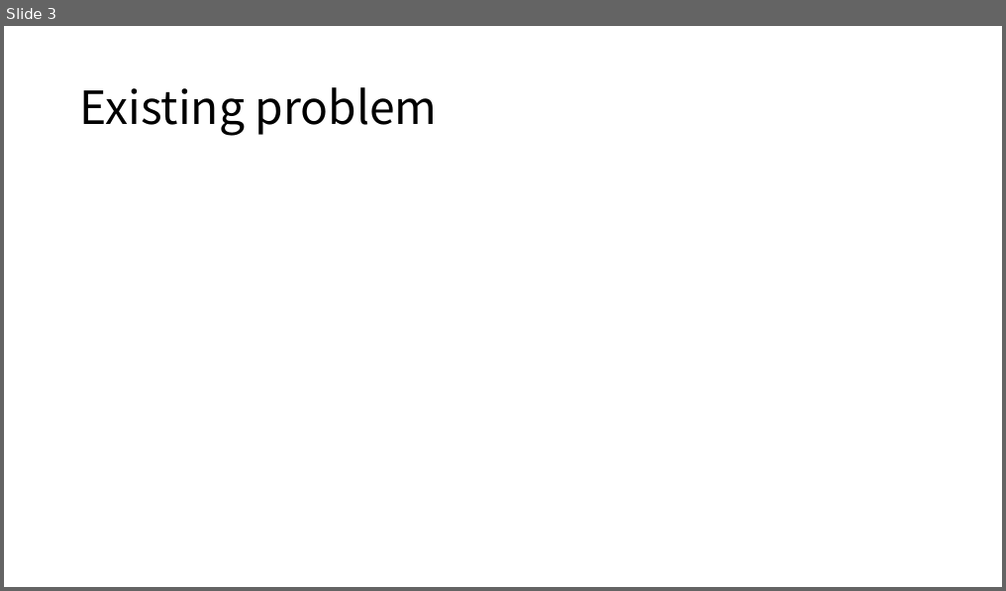
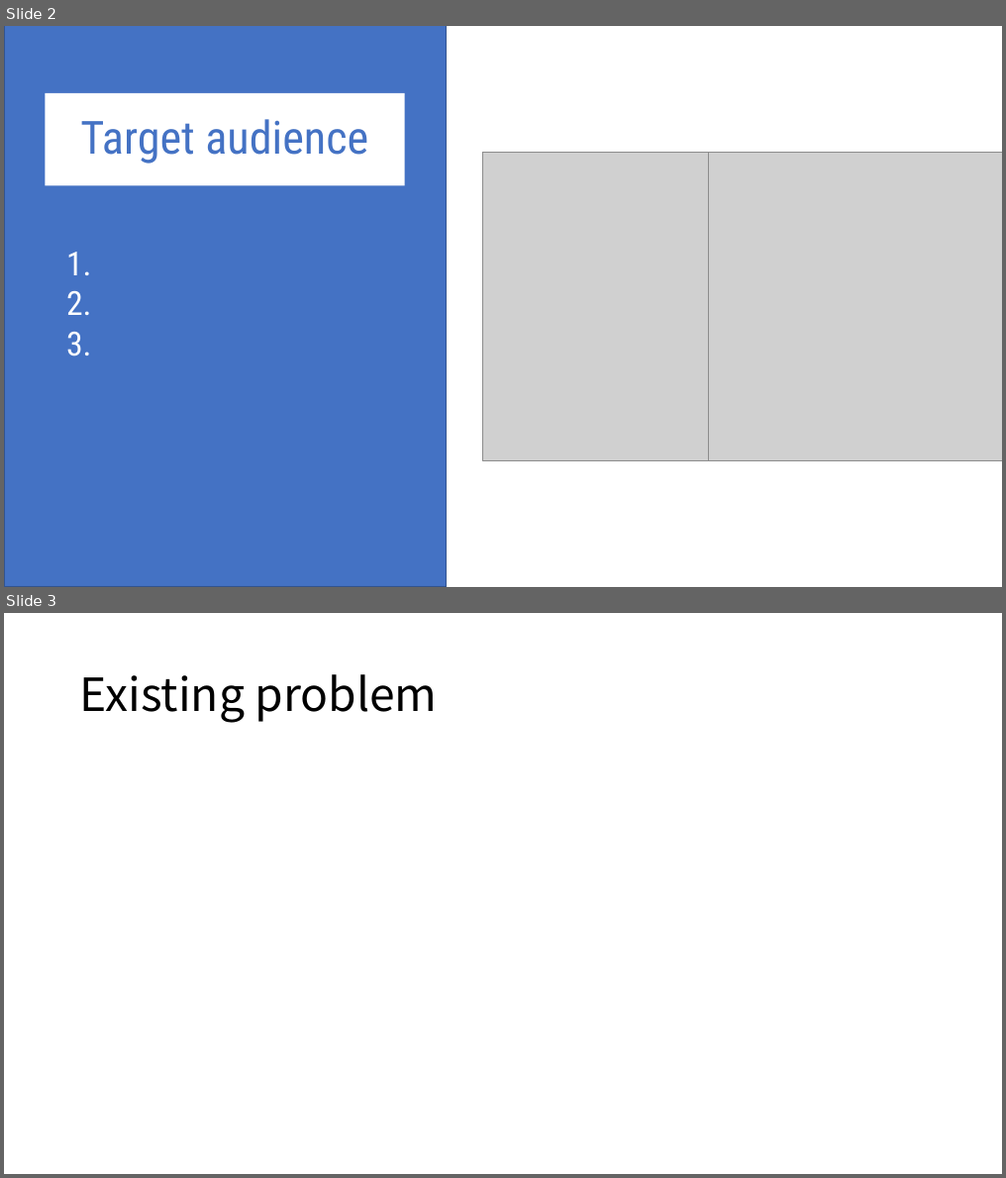
Before and after one commit to horaceyoung/Fin10-Plant-Trees, a slide deck: presentation.pptx. Shown one above the other, each under a label of ours: slide 3 before the commit, slides 2 and 3 after it. The pictures are 1006x591 and 1006x1178 pixels, drawn with LibreOffice and Linux fonts; fonts in the diff are those of the drawing; grey boxes stand for pictures. Boxes give left, top, right and bottom in pixels: in the first picture for what was removed or moved away, otherwise in the second. Text is boxed around its words. In the diff, an @@ line names an element or a change of style, - is before the commit and + after.

```diff
--- a/presentation.pptx
+++ b/presentation.pptx
@@ slide 2 added at [4,26,1002,587], background #FFFFFF @@
@@ rectangle added at [4,26,446,587], fill #4472C4, outline #325491 1 pt @@
@@ title added at [46,93,405,186], fill #FFFFFF, 44 pt, text #4472C4 @@
+Target audience
@@ picture added at [482,153,791,461] @@
@@ picture added at [708,153,1002,461] @@
@@ text added at [66,252,91,357], 32 pt, text #FFFFFF @@
+1.
+2.
+3.
```
Also in this commit, not shown: 1 slide changed, 5 other slides added, 1 slide removed, 2 other files.
